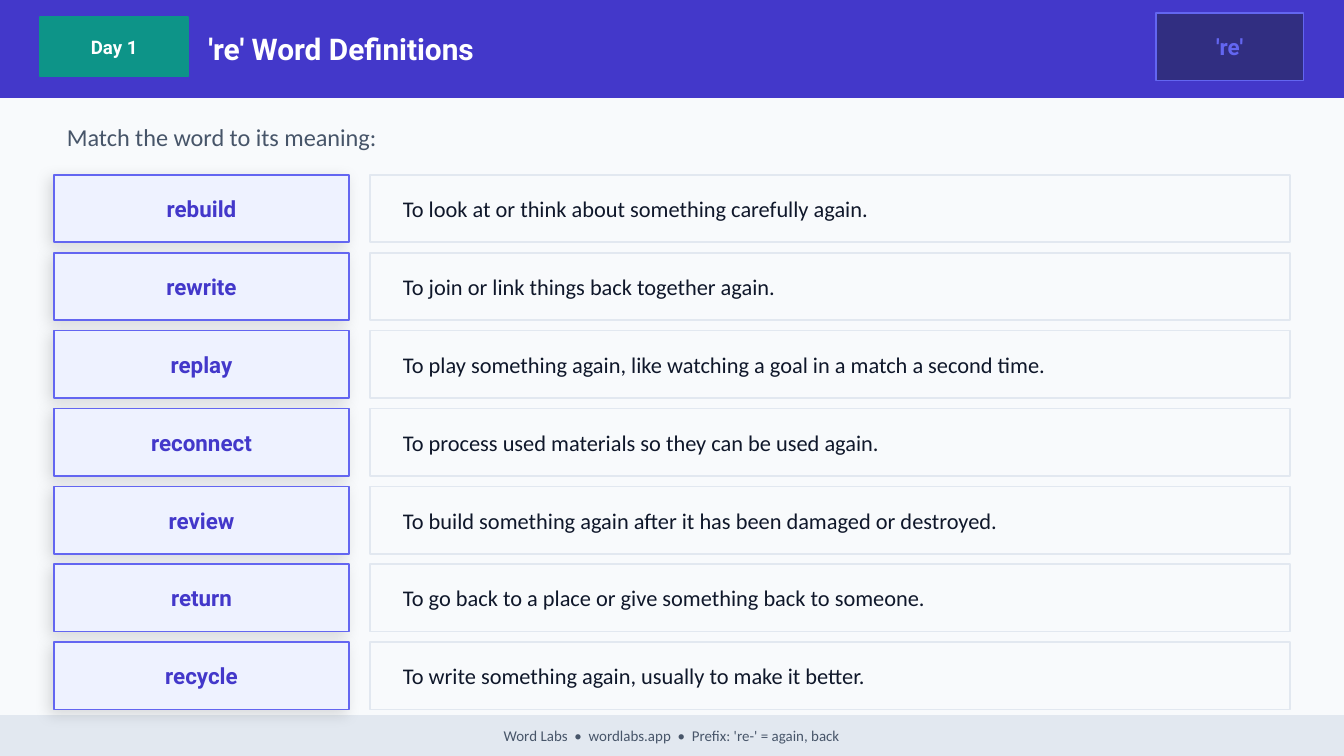
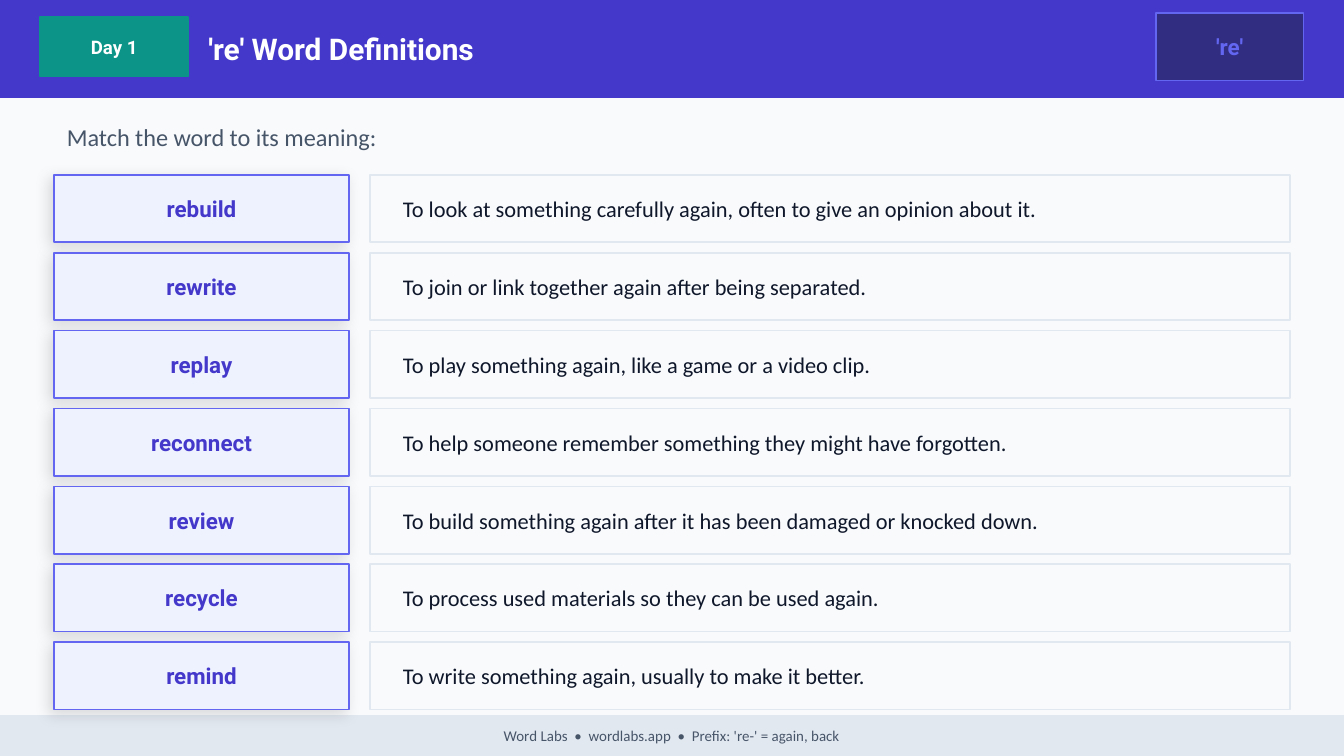
Before and after one commit to NickD135/morphology-builder, a slide deck: slide 8 of output/wordlabs-re-3day.pptx. Drawn at 1344x756 pixels with LibreOffice and Linux fonts; fonts in the diff are those of the drawing. Boxes give left, top, right and bottom in pixels: in the first picture for what was removed or moved away, otherwise in the second. Text is boxed around its words. In the diff, an @@ line names an element or a change of style, - is before the commit and + after.

```diff
--- a/output/wordlabs-re-3day.pptx
+++ b/output/wordlabs-re-3day.pptx
@@ text at <box>403,201,1036,221</box>: text changed @@
-To look at or think about something carefully again.
+To look at something carefully again, often to give an opinion about it.
@@ text at <box>403,279,866,299</box>: text changed @@
-To join or link things back together again.
+To join or link together again after being separated.
@@ text at <box>403,357,870,377</box>: text changed @@
-To play something again, like watching a goal in a match a second time.
+To play something again, like a game or a video clip.
@@ text at <box>403,435,1006,455</box>: text changed @@
-To process used materials so they can be used again.
+To help someone remember something they might have forgotten.
@@ text at <box>403,513,1038,533</box>: text changed @@
-To build something again after it has been damaged or destroyed.
+To build something again after it has been damaged or knocked down.
@@ text "recycle": place and size @@
-text "recycle" at <box>165,667,237,689</box>
+text "recycle" at <box>165,589,237,611</box>
@@ text removed at <box>171,591,232,606</box> @@
-return
@@ text at <box>403,590,879,610</box>: text changed @@
-To go back to a place or give something back to someone.
+To process used materials so they can be used again.
@@ text added at <box>166,667,236,684</box>, 12 pt, text #4338CA, bold @@
+remind
```
Also in this commit, not shown: 26 other slides changed, 32 other files.
